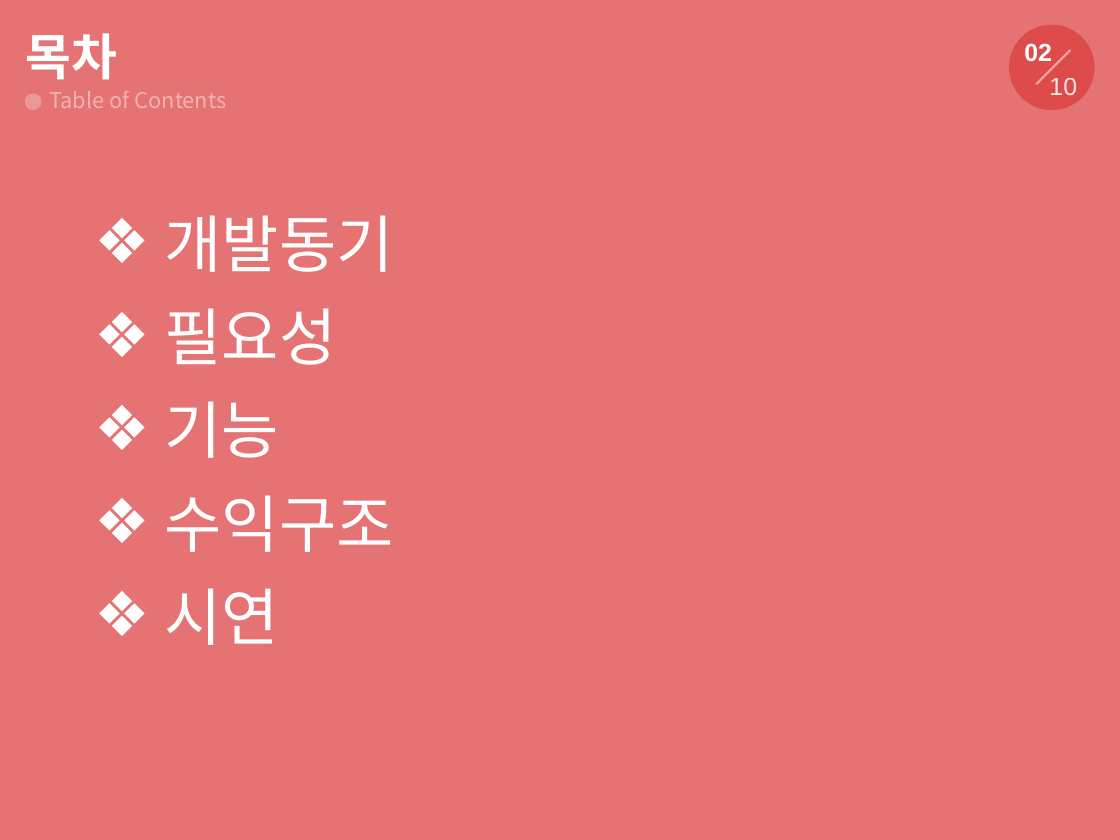
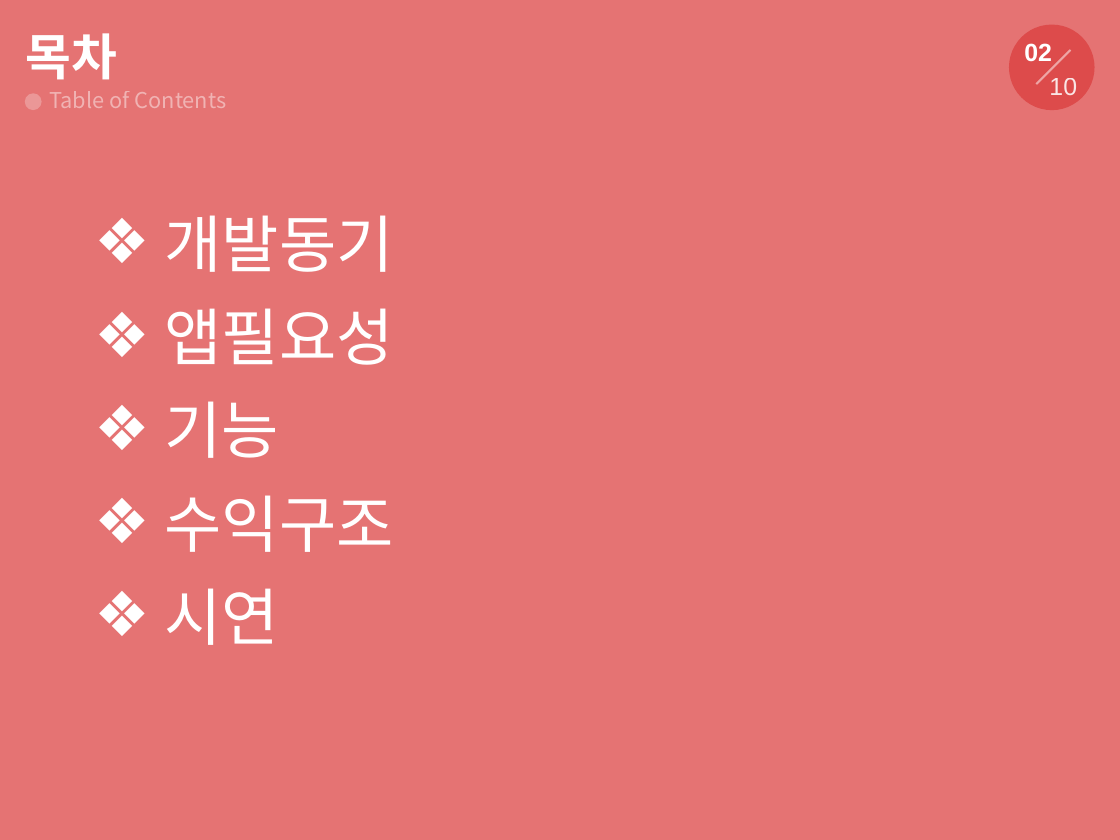
Before and after one commit to tornadoblot/Kangwondo, a slide deck: slide 2 of ppt/프레젠테이션1.pptx. Drawn at 1120x840 pixels with LibreOffice and Linux fonts; fonts in the diff are those of the drawing. Boxes give left, top, right and bottom in pixels: in the first picture for what was removed or moved away, otherwise in the second. Text is boxed around its words. In the diff, an @@ line names an element or a change of style, - is before the commit and + after.

```diff
--- a/ppt/프레젠테이션1.pptx
+++ b/ppt/프레젠테이션1.pptx
@@ text at box(165, 308, 394, 365): text changed @@
-❖ 필요성
+❖ 앱필요성
```
Also in this commit, not shown: 1 slide added, 1 other file.
